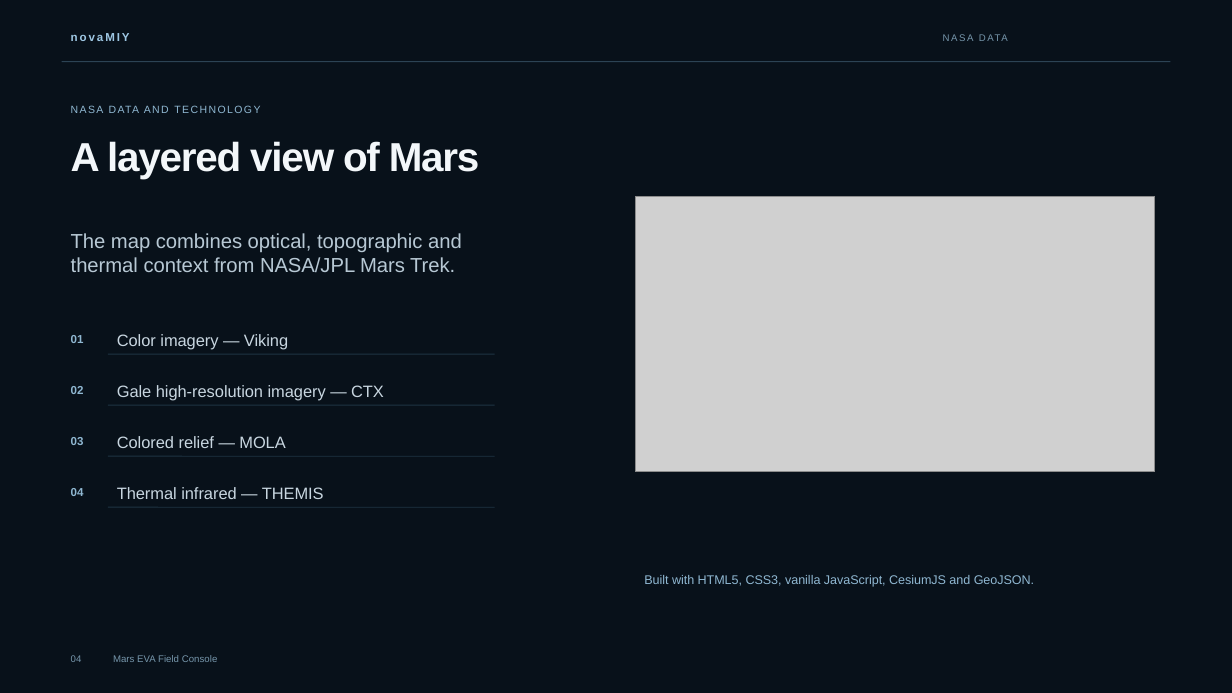
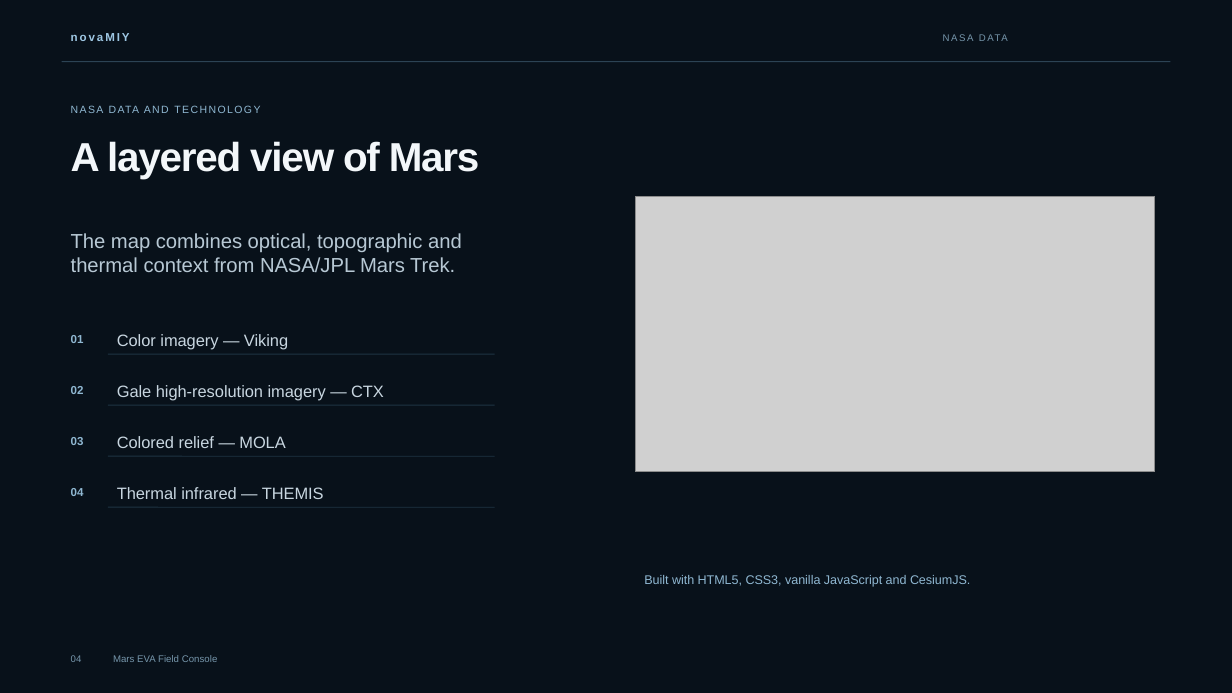
Before and after one commit to ichrakmandour2005-max/NasaMapMars, a slide deck: slide 4 of .codex-ppt-build/novaMIY_mars_eva_console.pptx. Drawn at 1232x693 pixels with LibreOffice and Linux fonts; fonts in the diff are those of the drawing; grey boxes stand for pictures. Boxes give left, top, right and bottom in pixels: in the first picture for what was removed or moved away, otherwise in the second. Text is boxed around its words. In the diff, an @@ line names an element or a change of style, - is before the commit and + after.

```diff
--- a/.codex-ppt-build/novaMIY_mars_eva_console.pptx
+++ b/.codex-ppt-build/novaMIY_mars_eva_console.pptx
@@ text at bbox=[644, 575, 970, 587]: text changed @@
-Built with HTML5, CSS3, vanilla JavaScript, CesiumJS and GeoJSON.
+Built with HTML5, CSS3, vanilla JavaScript and CesiumJS.
```
Also in this commit, not shown: 1 other slide changed, 8 other files.
